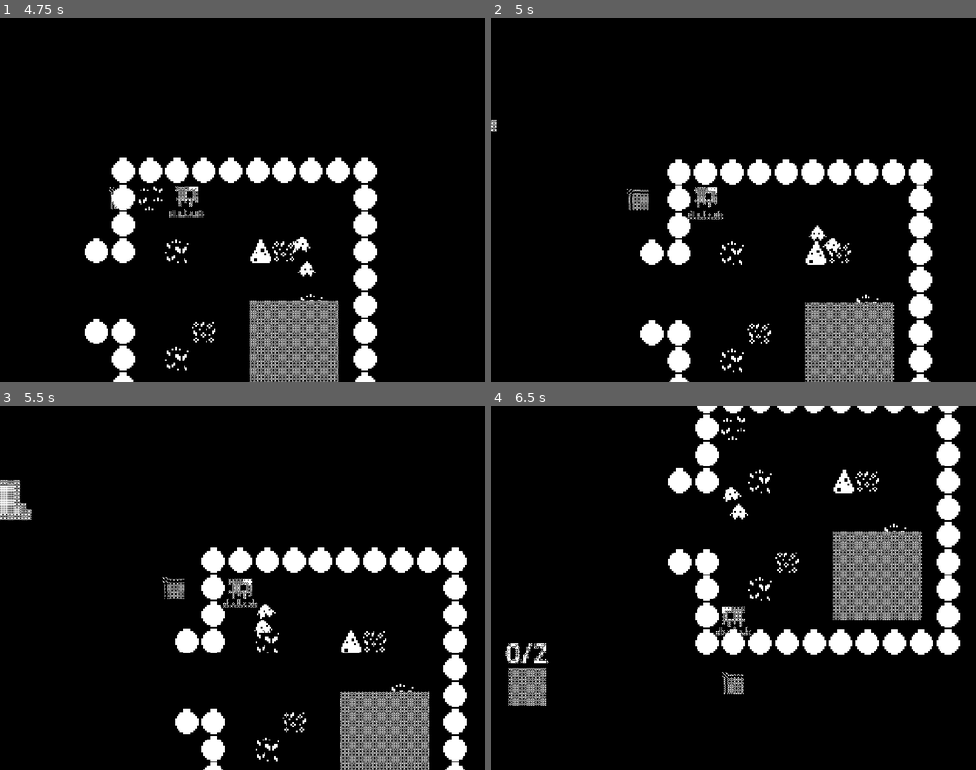
Above: before the commit, frames 1-4 (two rows, left to right).
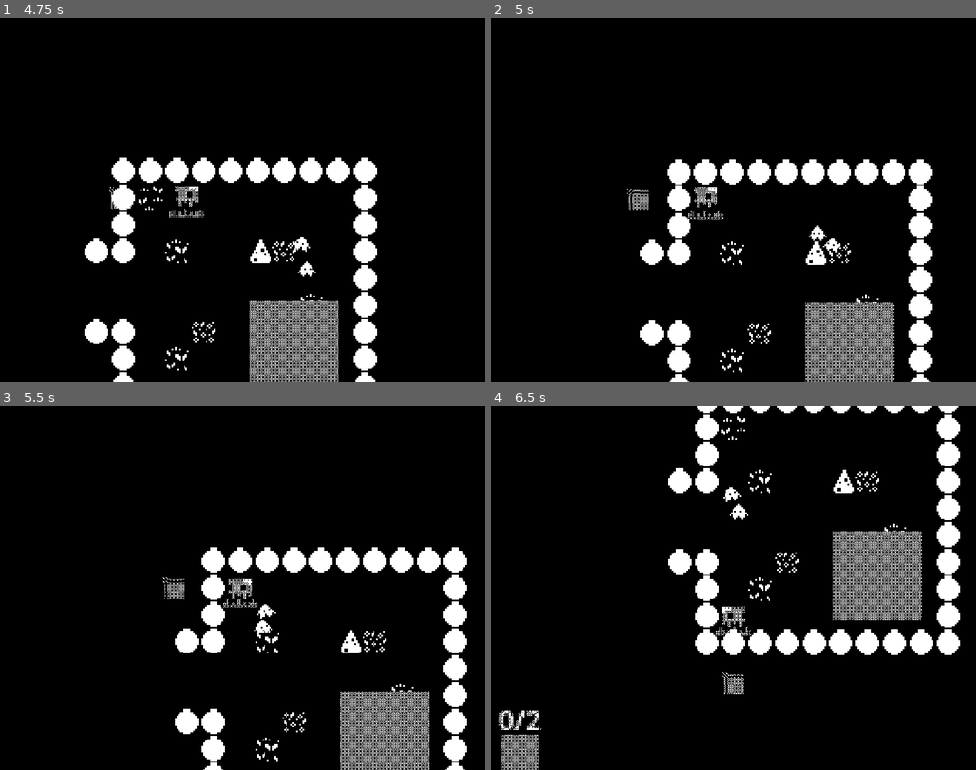
Above: after the commit, the same moments.

Repository: Octaniko/EnemyOfNone
Game: Godot game, scene res://scenes/main_menu/main_menu.tscn
The game is run twice, just before and just after one commit, with the same random seed, the same clock (stepped at 60 frames per second) and the same inputs.
Inputs:
- Up to frame 1 (4.75 s): click "Play" at 0.5 s; hold D (right) 1.28-2.03 s; hold Shift (recall) 1.28-2.03 s; hold S (down) 2.03-2.78 s; tap Shift (recall) at 2.1, 3.05, 3.6 s; hold D (right) 2.78-3.53 s; hold Space (rush) 2.78-3.53 s; hold W (up) 3.53-4.28 s; hold A (left) from 4.28 s (still down); hold Shift (recall) from 4.28 s (still down)
- Up to frame 2 (5 s): keep holding A (left); keep holding Shift (recall)
- Up to frame 3 (5.5 s): keep holding A (left); release Shift (recall) at 5.03 s; tap Space (rush) at 5.1 s; tap Shift (recall) at 5.3 s
- Up to frame 4 (6.5 s): release A (left) at 5.78 s; hold S (down) from 5.78 s (still down); hold Shift (recall) from 5.78 s (still down)

Frame 1 is identical in both runs. In frame 2, less than 0.1% of the frame differs, in the area x 0-2%, y 28-32%; in frame 3, 0.4%; in frame 4, 1.0%, in the area x 1-12%, y 65-100%.

Commit message:
feat: Carryable object goes to base
Array doesnt work properly

Diff:
--- a/project.godot
+++ b/project.godot
@@ -41,6 +41,7 @@
 enemies="Enemies."
 damageable="Can be damaged."
 carryable="Objects that can be carried to the base by units."
+base="The destination for carrying, unit spawn point."
 
 [input]
 
--- a/scenes/objects/base.tscn
+++ b/scenes/objects/base.tscn
@@ -5,7 +5,7 @@
 
 [sub_resource type="PlaceholderTexture2D" id="PlaceholderTexture2D_4h7lf"]
 
-[node name="Base" type="Node2D"]
+[node name="Base" type="Node2D" groups=["base"]]
 
 [node name="Area2D" type="Area2D" parent="."]
 
--- /dev/null
+++ b/scenes/objects/carryable.gd
@@ -0,0 +1,44 @@
+extends CharacterBody2D
+class_name Carryable
+
+@export var required_units := 3
+@export var base_node_path : NodePath
+@export var speed := 50.0
+
+@onready var detection_area: Area2D = $DetectionArea
+@onready var navigation_agent_2d: NavigationAgent2D = $NavigationAgent2D
+
+var units_in_area: Array[Node2D] = []
+
+func _ready() -> void:
+	detection_area.connect("body_entered", Callable(self, "_on_body_entered"))
+	detection_area.connect("body_exited", Callable(self, "_on_body_exited"))
+
+func _on_body_entered(body: Node2D) -> void:
+	if body.is_in_group("units"):
+		units_in_area.append(body)
+		_check_units_count()
+
+func _check_units_count() -> void:
+	if units_in_area.size() >= required_units:
+		_start_move_to_base()
+	else:
+		_stop_moving()
+
+func _start_move_to_base() -> void:
+	var base = get_tree().get_nodes_in_group("base")[0]
+	if base == null:
+		print("Base not found!")
+		return
+	navigation_agent_2d.target_position = base.global_position
+
+func _stop_moving() -> void:
+	navigation_agent_2d.target_position = global_position
+
+func _physics_process(delta: float) -> void:
+	if not navigation_agent_2d.is_target_reached():
+		var next_path_position = navigation_agent_2d.get_next_path_position()
+		var direction = (next_path_position - global_position).normalized()
+		velocity = direction * speed
+		move_and_slide()
+	_check_units_count()
--- a/scenes/objects/carryable.tscn
+++ b/scenes/objects/carryable.tscn
@@ -1,4 +1,6 @@
-[gd_scene load_steps=4 format=3 uid="uid://d0uns3g334aex"]
+[gd_scene load_steps=5 format=3 uid="uid://d0uns3g334aex"]
+
+[ext_resource type="Script" uid="uid://vwcvdgfk0iax" path="res://scenes/objects/carryable.gd" id="1_kibfx"]
 
 [sub_resource type="CircleShape2D" id="CircleShape2D_kibfx"]
 radius = 11.045361
@@ -9,15 +11,16 @@
 [sub_resource type="PlaceholderTexture2D" id="PlaceholderTexture2D_1feky"]
 
 [node name="Carryable" type="CharacterBody2D" groups=["carryable", "interactable"]]
+script = ExtResource("1_kibfx")
 
 [node name="CollisionShape2D" type="CollisionShape2D" parent="."]
 shape = SubResource("CircleShape2D_kibfx")
 
-[node name="Area2D" type="Area2D" parent="."]
+[node name="DetectionArea" type="Area2D" parent="."]
 collision_layer = 16
 collision_mask = 2
 
-[node name="CollisionShape2D" type="CollisionShape2D" parent="Area2D"]
+[node name="CollisionShape2D" type="CollisionShape2D" parent="DetectionArea"]
 shape = SubResource("CircleShape2D_1feky")
 
 [node name="Sprite2D" type="Sprite2D" parent="."]
@@ -31,3 +34,8 @@
 offset_bottom = -9.0
 text = "0/2"
 horizontal_alignment = 1
+
+[node name="NavigationAgent2D" type="NavigationAgent2D" parent="."]
+path_desired_distance = 5.0
+target_desired_distance = 5.0
+path_postprocessing = 1
--- a/scenes/world.tscn
+++ b/scenes/world.tscn
@@ -52,7 +52,7 @@
 shader_parameter/noise_opacity = 0.0
 shader_parameter/noise_speed = 5.0
 shader_parameter/static_noise_intensity = 0.06
-shader_parameter/aberration = 0.009000047927500088
+shader_parameter/aberration = 0.00900004792750008
 shader_parameter/brightness = 1.4
 shader_parameter/discolor = false
 shader_parameter/warp_amount = 0.302000014345
@@ -2377,15 +2377,24 @@
 tile_map_data = PackedByteArray("AAABAAAAAAATAAUAAAA=")
 tile_set = SubResource("TileSet_jhx03")
 
-[node name="Enemy" parent="." instance=ExtResource("6_qfnet")]
-position = Vector2(-185, -102)
+[node name="EnemyContainer" type="Node" parent="."]
+
+[node name="Enemy" parent="EnemyContainer" instance=ExtResource("6_qfnet")]
+position = Vector2(224, -161)
 scale = Vector2(3.416035, 3.416035)
 
 [node name="WorldEnvironment" type="WorldEnvironment" parent="."]
 environment = SubResource("Environment_qfnet")
 
-[node name="Carryable" parent="." instance=ExtResource("8_4mrxx")]
-position = Vector2(-163, 130)
-
 [node name="Base" parent="." instance=ExtResource("9_7r4gi")]
 position = Vector2(46, 64)
+
+[node name="CarryableContainer" type="Node" parent="."]
+
+[node name="Carryable2" parent="CarryableContainer" instance=ExtResource("8_4mrxx")]
+position = Vector2(-167, 170)
+base_node_path = NodePath("../../Base")
+
+[node name="Carryable" parent="CarryableContainer" instance=ExtResource("8_4mrxx")]
+position = Vector2(-202, 116)
+base_node_path = NodePath("../../Base")
--- a/state_machine/state_machine.gd
+++ b/state_machine/state_machine.gd
@@ -13,7 +13,6 @@
 func change_state(new_state: State) -> void:
 	if current_state:
 		current_state.exit()
-	print("[StateMachine] change_state: from", current_state, "to", new_state)
 	current_state = new_state
 	current_state.enter()
 
Not shown, added: scenes/objects/carryable.gd.uid
